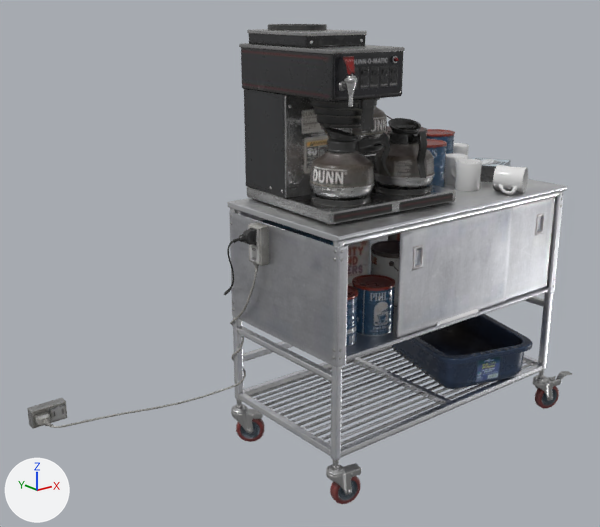
One commit to the glTF model assets/models/gltf/CoffeeCart_01/CoffeeCart_01_1k.gltf: the scene before it, then after it.
One viewpoint serves both versions: a 50 mm lens placed at (-2.43, -2.48, 1.8), pointed at (-0.4, 0.06, 0.78). The lights are fixed; the arrows at lower left show +X, +Y and +Z. The picture after the commit comes second. Vertices at exactly the same position are counted once.

Names of what the first picture shows: 'CoffeeCart_01_cart', 'CoffeeCart_01_mugs', 'CoffeeCart_01_props'.
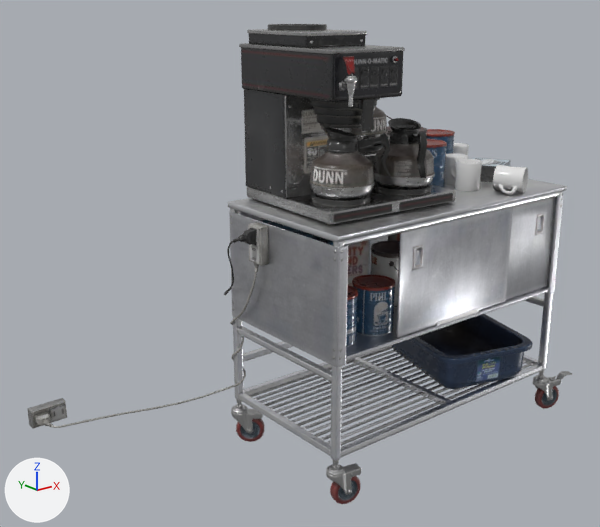
The change, as JSON lines over the scene's bpy script:
```json
{"block": "me_bottom_cart", "where": "# used by ob_coffeecart_01_cart; location = (0.0, 0.0, 0.0)"}
{"op": "remove", "block": "me_bottom_cart", "code": "me_bottom_cart.from_pydata(...)  # 5406 vertices, 8970 faces; spans x -0.671..0.771, y -0.509..0.207, z 0.004..1.057"}
{"op": "add", "block": "me_bottom_cart", "code": "me_bottom_cart.from_pydata(...)  # 3429 vertices, 5768 faces; spans x -0.671..0.771, y -0.509..0.207, z 0.004..1.057"}
{"block": "me_bottom_cart", "change": "me_bottom_cart part 1: 1977 vertices removed from x -0.665..0.764, y -0.509..0.205, z 0.004..1.055"}
```

Where the change shows, as pixel boxes [x1, y1, x2, y2] in the pictures (600 x 527 px):
```json
{"part": 1, "of": "me_bottom_cart", "change": "deleted", "before": [227, 186, 572, 499]}
```
